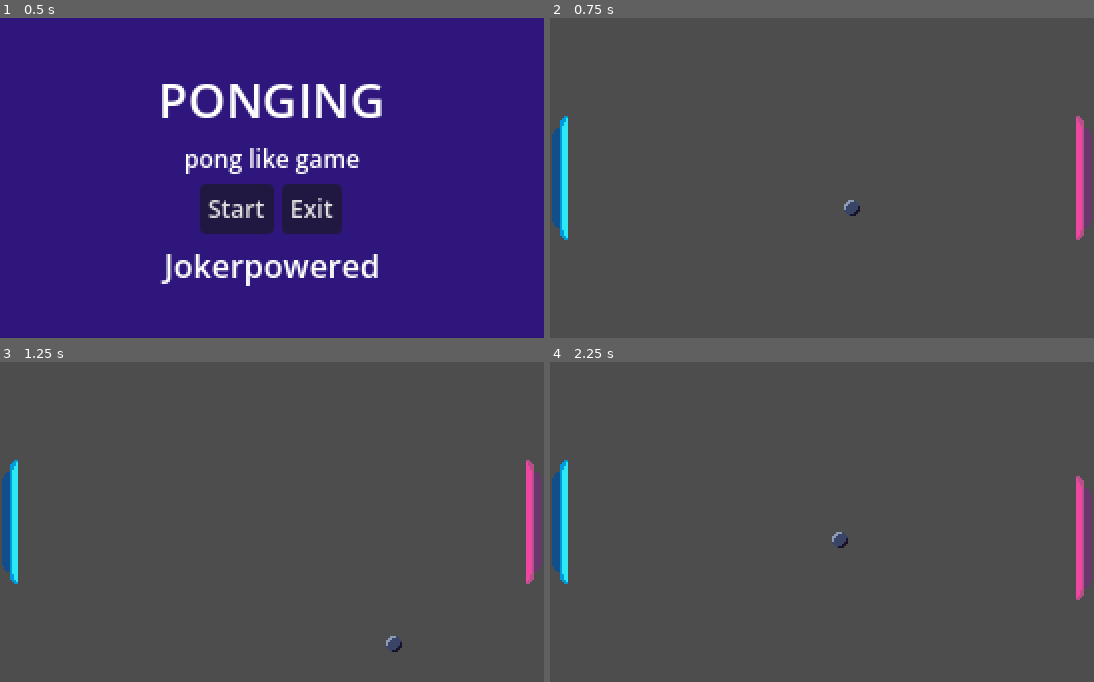
Above: before the commit, frames 1-4 (two rows, left to right).
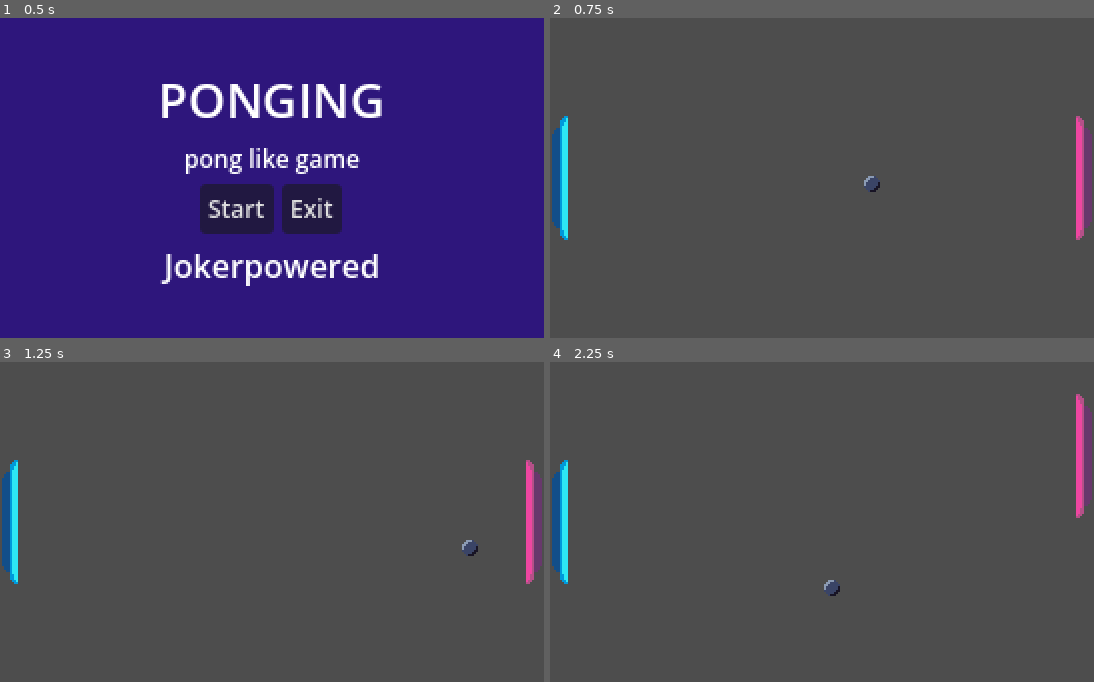
Above: after the commit, the same moments.

Repository: Alex-gb249/Ponging
Game: Godot game, scene res://scenes/menu.tscn
Two runs of this game, one before a commit and one after it. Both use one fixed random seed, a clock stepped at 60 frames per second and the inputs below.
Inputs:
- Up to frame 1 (0.5 s): no input
- Up to frame 2 (0.75 s): click "Start" at 0.5 s
- Up to frame 3 (1.25 s): no input
- Up to frame 4 (2.25 s): hold Up (ui_up) 1.28-2.03 s; hold Down (ui_down) from 2.03 s (still down)

Frame 1 is identical in both runs. In frame 2, 0.2% of the frame differs, in the area x 54-61%, y 49-62%; in frame 3, 0.2%; in frame 4, 1.8%, in the area x 50-100%, y 10-75%.

Commit message:
Feat: Add random direction and realistic collision

Diff:
--- a/scripts/ball.gd
+++ b/scripts/ball.gd
@@ -1,26 +1,33 @@
 extends Area2D
 
-const SPEED = 1.5
-var directionX = 1
-var directionY = 1
+const SPEED = 150
+var velocity = Vector2.ZERO
 
+func _ready() -> void:
+	randomize()
+	_start_ball()
+
+func _start_ball() -> void:
+	var angle = randf_range(-PI / 4, PI / 4)
+	var direction = -1 if randf() < 0.5 else 1
+	velocity = Vector2(cos(angle) * direction, sin(angle)).normalized() * SPEED
+	if abs(velocity.y) < 0.2:
+		velocity.y = 0.2 * sign(velocity.y) if velocity.y != 0 else 0.2
+		velocity = velocity.normalized() * SPEED
 
 # Called every frame. 'delta' is the elapsed time since the previous frame.
 func _process(delta: float) -> void:
-	global_position.x += directionX * (SPEED + delta)
-	global_position.y += directionY * (SPEED + delta)
+	global_position += velocity * delta
 
 func _on_visible_on_screen_notifier_2d_screen_exited() -> void:
 	# TODO: Change to use a score system
 	get_tree().change_scene_to_file("res://scenes/scenary.tscn")
 
-
 func _on_body_entered(body: Node2D) -> void:
 	if body.is_in_group("Players"):
-		directionX = directionX * -1
-
+		velocity.x = -velocity.x
+		velocity = velocity.normalized() * SPEED
 
 func _on_area_entered(area: Area2D) -> void:
-	print("Area entered:", area.name, area.get_groups())
 	if area.is_in_group("Walls"):
-		directionY = directionY * -1
+		velocity.y = -velocity.y
